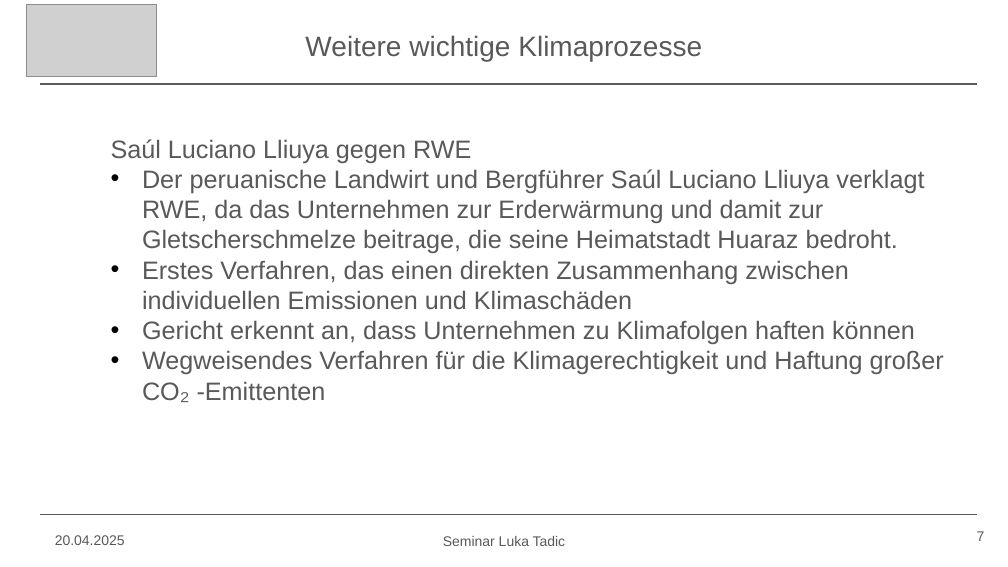
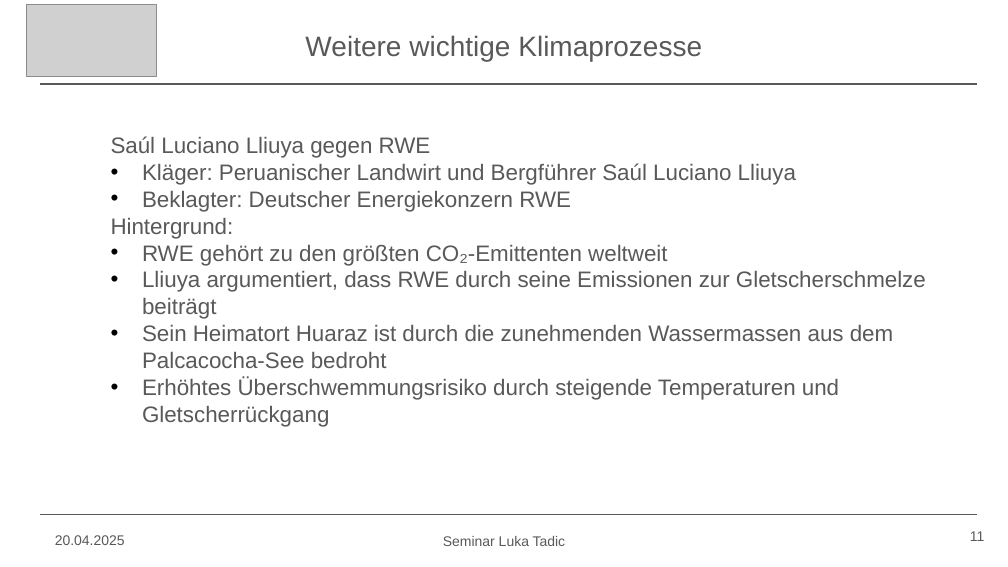
Before and after one commit to Lukiano12/Seminar, a slide deck: slide 11 of Seminar Präsentation.pptx (slide 7 before the commit). Drawn at 1008x567 pixels with LibreOffice and Linux fonts; fonts in the diff are those of the drawing; grey boxes stand for pictures. Boxes give left, top, right and bottom in pixels: in the first picture for what was removed or moved away, otherwise in the second. Text is boxed around its words. In the diff, an @@ line names an element or a change of style, - is before the commit and + after.

```diff
--- a/Seminar Präsentation.pptx
+++ b/Seminar Präsentation.pptx
@@ text at (x1=111, y1=136, x2=431, y2=158): size 18 to 16 pt in "Saúl Luciano Lliuya gegen RWE" @@
@@ text at (x1=111, y1=163, x2=926, y2=427): text changed; size 18 to 16 pt @@
-  • Der peruanische Landwirt und Bergführer Saúl Luciano Lliuya verklagt RWE, da das Unternehmen zur Erderwärmung und damit zur Gletscherschmelze beitrage, die seine Heimatstadt Huaraz bedroht.
-  • Erstes Verfahren, das einen direkten Zusammenhang zwischen individuellen Emissionen und Klimaschäden
-  • Gericht erkennt an, dass Unternehmen zu Klimafolgen haften können
-  • Wegweisendes Verfahren für die Klimagerechtigkeit und Haftung großer CO₂ -Emittenten
+  • Kläger: Peruanischer Landwirt und Bergführer Saúl Luciano Lliuya
+  • Beklagter: Deutscher Energiekonzern RWE
+  Hintergrund:
+  • RWE gehört zu den größten CO₂-Emittenten weltweit
+  • Lliuya argumentiert, dass RWE durch seine Emissionen zur Gletscherschmelze beiträgt
+  • Sein Heimatort Huaraz ist durch die zunehmenden Wassermassen aus dem Palcacocha-See bedroht
+  • Erhöhtes Überschwemmungsrisiko durch steigende Temperaturen und Gletscherrückgang
@@ page number at (x1=970, y1=531, x2=984, y2=541): text changed @@
-7
+11
```
Also in this commit, not shown: 8 other slides changed, 10 slides added.
